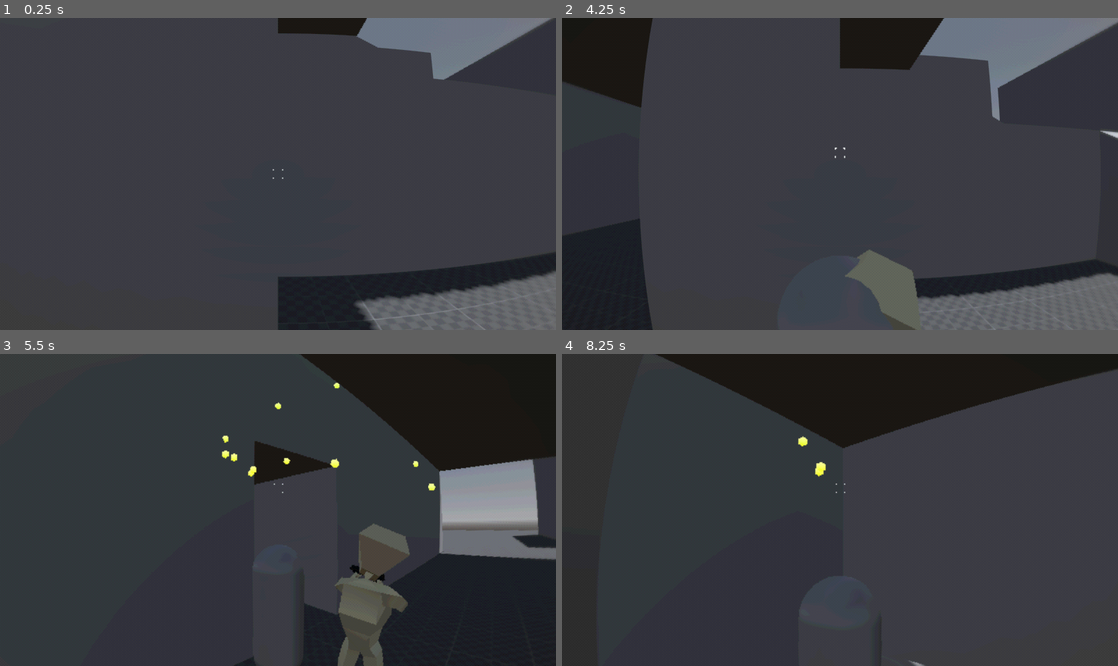
Above: before the commit, frames 1-4 (two rows, left to right).
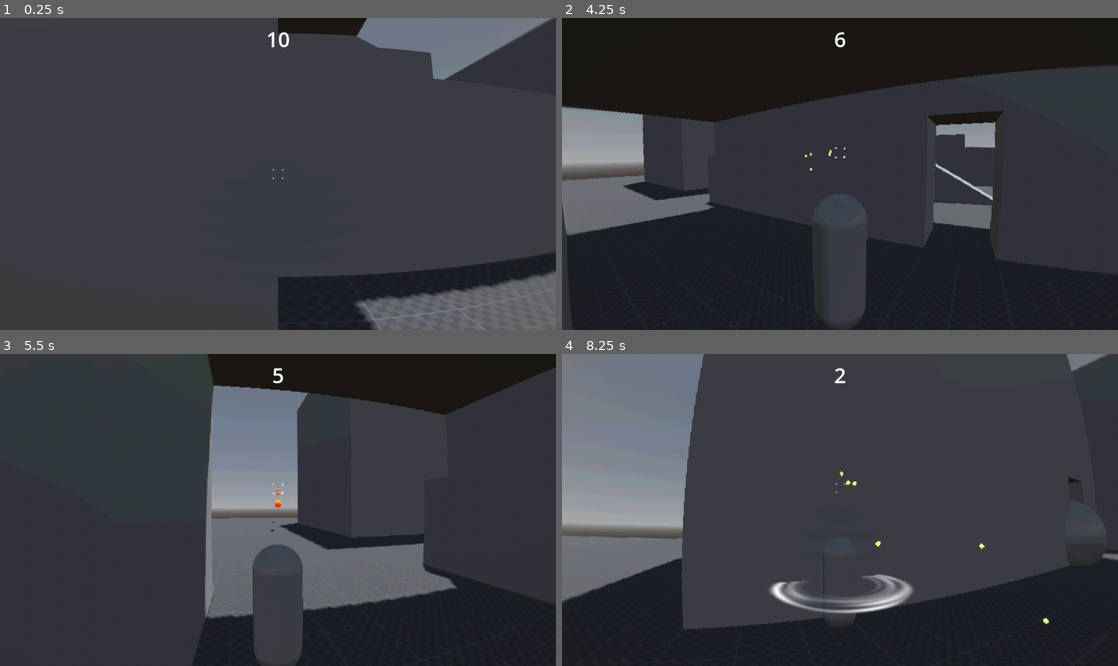
Above: after the commit, the same moments.

Repository: GuyUnger/very-violent-game
Game: Godot game, scene res://stages/main.tscn
Two runs of this game, one before a commit and one after it. Both use one fixed random seed, a clock stepped at 60 frames per second and the inputs below.
Inputs (mouse positions are in pixels of both pictures, inside the frame that each line leads up to):
- Up to frame 1 (0.25 s): no input
- Up to frame 2 (4.25 s): tap Enter at 0.5 s; move the mouse to (962, 158) at 0.52 s; press the mouse at (962, 158) at 0.53 s; hold D (right) 0.53-1.28 s; tap Space (jump) at 0.77, 1.52, 3.02, 3.77 s; move the mouse to (812, 174) at 1.27 s; release the mouse at (812, 174) at 1.28 s; hold W (forward) from 1.28 s (still down); tap Alt (free_look) at 1.35 s; click (812, 174) at 1.55 s; move the mouse to (851, 167) at 2.02 s; press the mouse at (851, 167) at 2.03 s; move the mouse to (834, 180) at 2.77 s; release the mouse at (834, 180) at 2.78 s; right-click (834, 180) at 2.85 s; click (834, 180) at 3.05 s; move the mouse to (878, 177) at 3.52 s; press the mouse at (878, 177) at 3.53 s; tap Tab (toggle_view) at 3.6 s; tap R (reset) at 4.15 s
- Up to frame 3 (5.5 s): keep holding W (forward); move the mouse to (233, 506) at 4.27 s; release the mouse at (233, 506) at 4.28 s; tap X at 4.35 s; tap Space (jump) at 4.52 s; click (233, 506) at 4.55 s; move the mouse to (283, 510) at 5.02 s; press the mouse at (283, 510) at 5.03 s; tap Z at 5.1 s
- Up to frame 4 (8.25 s): move the mouse to (817, 503) at 5.77 s; release W (forward) at 5.78 s; release the mouse at (817, 503) at 5.78 s; hold D (right) 5.78-6.53 s; click (817, 503) at 5.85 s; tap Space (jump) at 6.02, 6.77, 7.52 s; move the mouse to (867, 510) at 6.52 s; hold Alt (free_look) 6.53-7.28 s; hold W (forward) from 6.53 s (still down); click (867, 510) at 6.8 s; move the mouse to (812, 510) at 7.27 s; click (812, 510) at 7.35 s; move the mouse to (851, 503) at 8.02 s; press the mouse at (851, 503) at 8.03 s; right-click (851, 503) at 8.1 s

The runs differ from the first frame. In frame 1, less than 0.1% of the frame differs, in the area x 48-52%, y 4-10%; in frame 2, 49%; in frame 3, 33%; in frame 4, 50%, in the area x 0-100%, y 0-100%.
Error before the commit: Invalid access to property or key 'cam' on a base object of type 'Nil'. (res://game/player/weapon.gd:33)

Commit message:
big enemies show health, timer, more blood

Diff:
--- a/boomer-shooter/game/event_store.gd
+++ b/boomer-shooter/game/event_store.gd
@@ -65,7 +65,11 @@
 			loop.play_back_cursor += 1
 
 
-func _unhandled_input(event: InputEvent) -> void:
-	if event.is_action_pressed("reset"):
-		get_tree().reload_current_scene()
-		new_loop()
+#func _unhandled_input(event: InputEvent) -> void:
+#	if event.is_action_pressed("reset"):
+#		reset()
+
+
+func reset() -> void:
+	get_tree().reload_current_scene()
+	new_loop()
--- /dev/null
+++ b/boomer-shooter/game/npc/blood.tscn
@@ -0,0 +1,20 @@
+[gd_scene load_steps=4 format=3 uid="uid://dqu5crhrdokso"]
+
+[ext_resource type="Texture2D" uid="uid://dj0wdwoknvg6r" path="res://game/player/blud.png" id="1_rhj13"]
+
+[sub_resource type="StandardMaterial3D" id="StandardMaterial3D_24rxs"]
+transparency = 2
+alpha_scissor_threshold = 0.5
+alpha_antialiasing_mode = 0
+albedo_color = Color(1, 0, 0, 1)
+albedo_texture = ExtResource("1_rhj13")
+metallic = 1.0
+metallic_specular = 1.0
+roughness = 0.0
+
+[sub_resource type="QuadMesh" id="QuadMesh_t66il"]
+orientation = 1
+
+[node name="Node3D" type="MeshInstance3D"]
+material_override = SubResource("StandardMaterial3D_24rxs")
+mesh = SubResource("QuadMesh_t66il")
--- /dev/null
+++ b/boomer-shooter/game/npc/blood_splash.tscn
@@ -0,0 +1,9 @@
+[gd_scene load_steps=2 format=3 uid="uid://cgyal7lg7rsgh"]
+
+[ext_resource type="Texture2D" uid="uid://gh082vfxdoqa" path="res://game/npc/bloodsplat1_strip16.png" id="1_uftej"]
+
+[node name="Node3D" type="Sprite3D"]
+billboard = 1
+alpha_cut = 1
+texture = ExtResource("1_uftej")
+hframes = 16
--- a/boomer-shooter/game/npc/enemy_big/enemy_big.gd
+++ b/boomer-shooter/game/npc/enemy_big/enemy_big.gd
@@ -3,3 +3,10 @@
 
 func knock_back(force:Vector3) -> void:
 	pass
+
+
+func hit(damage:int) -> void:
+	super(damage)
+	$Label3D.text = str(health)
+	if health <= 0:
+		queue_free()
--- a/boomer-shooter/game/npc/enemy_big/enemy_big.tscn
+++ b/boomer-shooter/game/npc/enemy_big/enemy_big.tscn
@@ -19,3 +19,8 @@
 
 [node name="CollisionShape3D" type="CollisionShape3D" parent="."]
 shape = SubResource("SphereShape3D_6bsln")
+
+[node name="Label3D" type="Label3D" parent="."]
+transform = Transform3D(1, 0, 0, 0, 1, 0, 0, 0, 1, 0, 2.6, 0)
+billboard = 1
+font_size = 64
--- a/boomer-shooter/game/npc/npc_enemy.gd
+++ b/boomer-shooter/game/npc/npc_enemy.gd
@@ -2,9 +2,41 @@
 extends NPC
 class_name NPCEnemy
 
+
 func hit(damage:int) -> void:
+	if health <= 0:
+		return
 	health -= damage
+	spawn_blood_puddle()
+	spawn_blood_splash()
 	if health <= 0:
 		set_physics_process(false)
-		await get_tree().create_timer(1.0).timeout
-		queue_free()
+		#await get_tree().create_timer(1.0).timeout
+		#queue_free()
+
+
+func spawn_blood_puddle() -> void:
+	var blood = preload("res://game/npc/blood.tscn").instantiate()
+	get_parent().add_child(blood)
+	blood.position = position
+	blood.position.x += randf_range(-0.5, 0.5)
+	blood.position.z += randf_range(-0.5, 0.5)
+	blood.position.y += 0.01
+	blood.scale = Vector3.ONE * randf_range(0.2, 1.5)
+	var tween = create_tween()
+	tween.tween_property(blood, "scale", Vector3.ZERO, 10.0).set_ease(Tween.EASE_OUT).set_trans(Tween.TRANS_QUINT)
+	await tween.finished
+	blood.queue_free()
+
+func spawn_blood_splash() -> void:
+	var blood = preload("res://game/npc/blood_splash.tscn").instantiate()
+	get_parent().add_child(blood)
+	blood.position = position + Vector3.UP * 1.0
+	blood.position.x += randf_range(-0.5, 0.5)
+	blood.position.z += randf_range(-0.5, 0.5)
+	blood.position.y += randf_range(-0.5, 0.5)
+	blood.scale = Vector3.ONE * randf_range(0.05, 0.4)
+	var tween = create_tween()
+	tween.tween_property(blood, "frame", 15, 0.3)
+	await tween.finished
+	blood.queue_free()
--- a/boomer-shooter/game/npc/npc_enemy_static.gd
+++ b/boomer-shooter/game/npc/npc_enemy_static.gd
@@ -115,5 +115,5 @@
 		weapon.trigger_down = false
 
 func hit(damage:int) -> void:
-	health -= damage
 	holes += 1
+	super(damage)
--- a/boomer-shooter/game/player/player.gd
+++ b/boomer-shooter/game/player/player.gd
@@ -478,4 +478,4 @@
 
 
 func die() -> void:
-	get_tree().reload_current_scene()
+	EventStore.reset()
--- a/boomer-shooter/game/player/weapon.gd
+++ b/boomer-shooter/game/player/weapon.gd
@@ -30,6 +30,8 @@
 
 func shoot() -> void:
 	reload_t = 0.1
+	if not player:
+		return
 	player.cam.shake_rumble(0.3, 0.1, 16.0)
 	player.cam.shake_shock(0.1, 0.5)
 
--- /dev/null
+++ b/boomer-shooter/stages/hud.gd
@@ -0,0 +1,4 @@
+extends CanvasLayer
+
+func _process(delta: float) -> void:
+	%Time.text = str(ceili(get_parent().time))
--- a/boomer-shooter/stages/level.gd
+++ b/boomer-shooter/stages/level.gd
@@ -1 +1,8 @@
 extends Node3D
+
+var time: float = 10.0
+
+func _process(delta: float) -> void:
+	time -= delta
+	if time < 0:
+		Main.player.die()
--- a/boomer-shooter/stages/level.tscn
+++ b/boomer-shooter/stages/level.tscn
@@ -6,6 +6,7 @@
 [ext_resource type="PackedScene" uid="uid://nu82ttrlo4if" path="res://game/interactables/melee_activator.tscn" id="4_dgwo2"]
 [ext_resource type="PackedScene" uid="uid://duomy14irp63p" path="res://game/doors/door_slide_wall/door_slide_wall.tscn" id="5_65nvc"]
 [ext_resource type="PackedScene" uid="uid://b7g4067loq3un" path="res://game/npc/enemy_big/enemy_big.tscn" id="6_udlle"]
+[ext_resource type="Script" uid="uid://8gh7wu8tphq3" path="res://stages/hud.gd" id="7_iltmi"]
 
 [sub_resource type="ArrayMesh" id="ArrayMesh_l4ad7"]
 _surfaces = [{
@@ -359,6 +360,27 @@
 transform = Transform3D(1, 0, 0, 0, 1, 0, 0, 0, 1, -15, 0, 8.5)
 
 [node name="EnemyBig" parent="." instance=ExtResource("6_udlle")]
-transform = Transform3D(1, 0, 0, 0, 1, 0, 0, 0, 1, -10.175, 0, -4.515)
+transform = Transform3D(1, 0, 0, 0, 1, 0, 0, 0, 1, -8.175, 0, -6.515)
+
+[node name="EnemyBig3" parent="." instance=ExtResource("6_udlle")]
+transform = Transform3D(1, 0, 0, 0, 1, 0, 0, 0, 1, 21.825, 1.06402, 13.843)
+
+[node name="HUD" type="CanvasLayer" parent="."]
+layer = 8
+script = ExtResource("7_iltmi")
+
+[node name="Time" type="Label" parent="HUD"]
+unique_name_in_owner = true
+anchors_preset = 5
+anchor_left = 0.5
+anchor_right = 0.5
+offset_left = -20.5
+offset_top = 10.0
+offset_right = 20.5
+offset_bottom = 55.0
+grow_horizontal = 2
+theme_override_font_sizes/font_size = 32
+text = "59"
+horizontal_alignment = 1
 
 [connection signal="activated" from="MeleeActivator" to="DoorSlideWall" method="activate"]
Binary file added: boomer-shooter/game/npc/bloodsplat1_strip16.png
Not shown, added: boomer-shooter/game/npc/bloodsplat1_strip16.png.import
Binary file added: boomer-shooter/game/player/blud.png
Not shown, added: boomer-shooter/game/player/blud.png.import
Not shown, added: boomer-shooter/stages/hud.gd.uid
Not shown: 1 places in boomer-shooter/stages/level.tscn that only renumber resources
